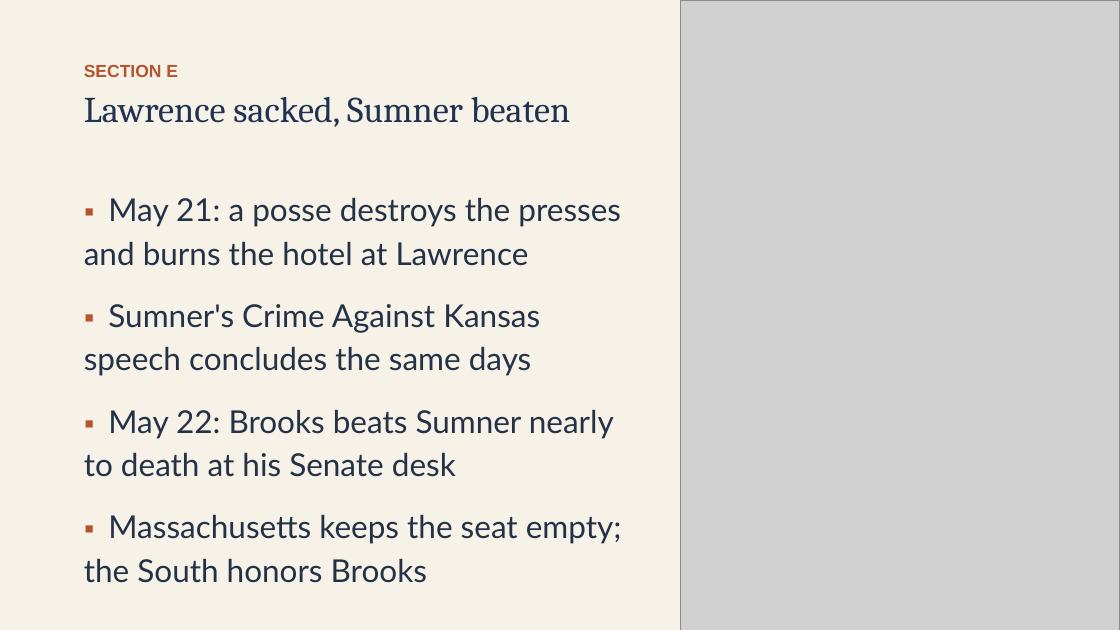
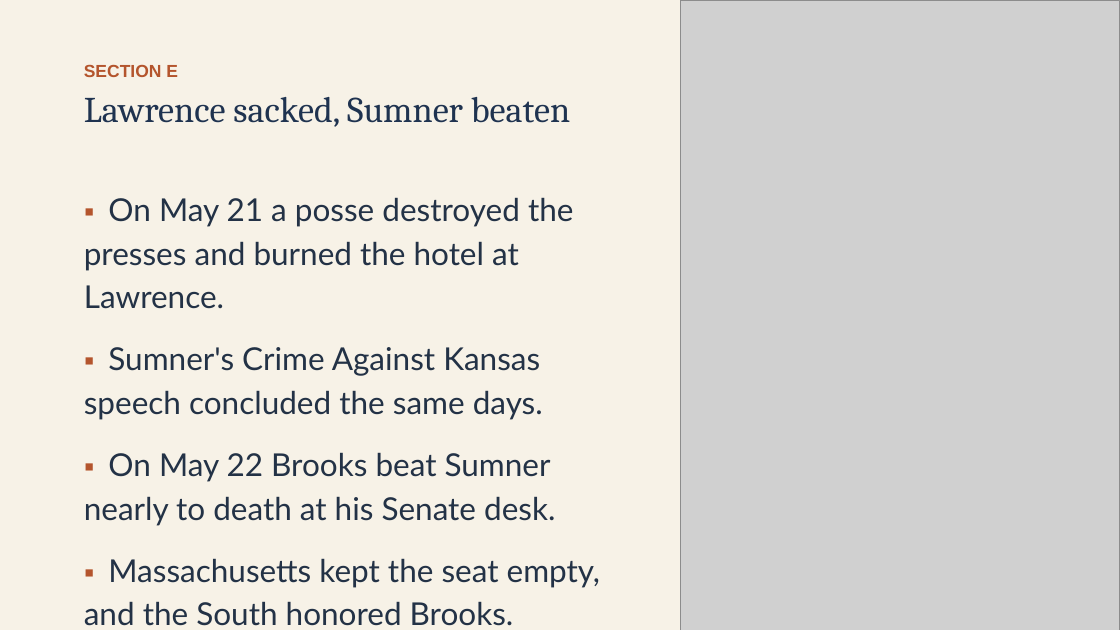
Before and after one commit to ab17gthb/humanities-curriculum-group, a slide deck: slide 18 of sectional-crisis/lesson-03/lesson-03-slides.pptx. Drawn at 1120x630 pixels with LibreOffice and Linux fonts; fonts in the diff are those of the drawing; grey boxes stand for pictures. Boxes give left, top, right and bottom in pixels: in the first picture for what was removed or moved away, otherwise in the second. Text is boxed around its words. In the diff, an @@ line names an element or a change of style, - is before the commit and + after.

Commit message:
Rollout: SC L3 reworked and live (Kansas-Nebraska Act and Bleeding Kansas)

```diff
--- a/sectional-crisis/lesson-03/lesson-03-slides.pptx
+++ b/sectional-crisis/lesson-03/lesson-03-slides.pptx
@@ text at box(84, 197, 601, 626): text changed @@
-▪ May 21: a posse destroys the presses and burns the hotel at Lawrence
-▪ Sumner's Crime Against Kansas speech concludes the same days
-▪ May 22: Brooks beats Sumner nearly to death at his Senate desk
-▪ Massachusetts keeps the seat empty; the South honors Brooks
+▪ On May 21 a posse destroyed the presses and burned the hotel at Lawrence.
+▪ Sumner's Crime Against Kansas speech concluded the same days.
+▪ On May 22 Brooks beat Sumner nearly to death at his Senate desk.
+▪ Massachusetts kept the seat empty, and the South honored Brooks.
```
Also in this commit, not shown: 12 other slides changed, 6 other files.
